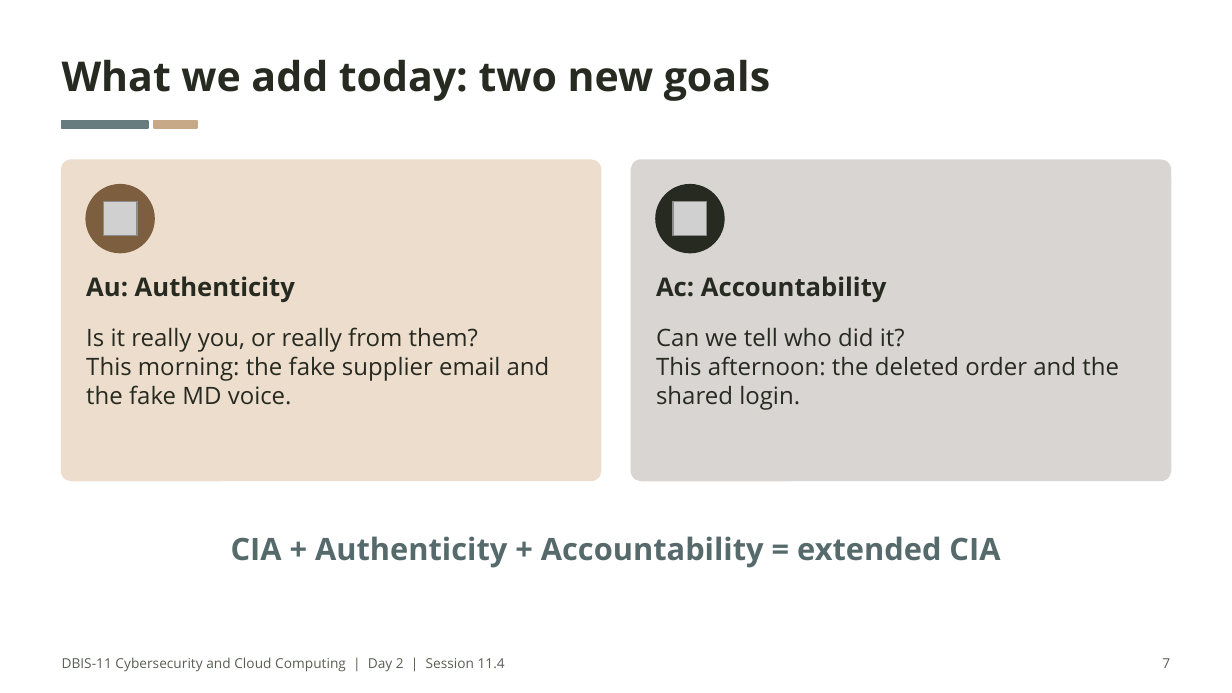
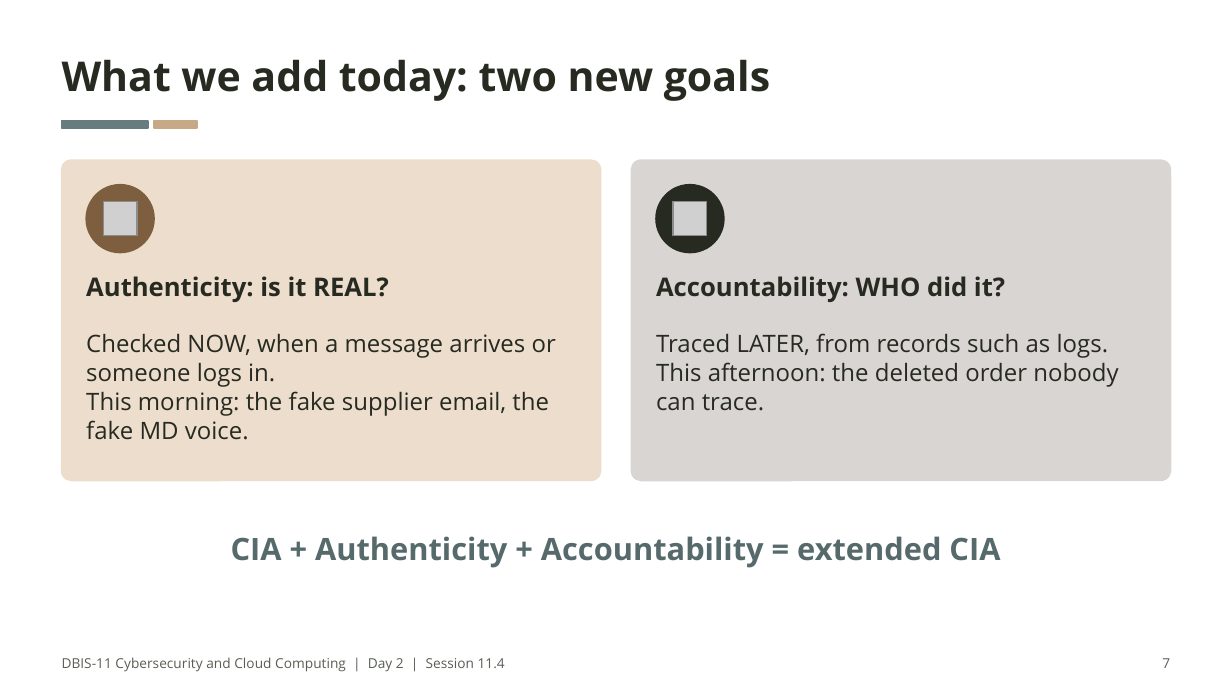
Before and after one commit to nirangadh/DBIS-Cybersecurity-and-Cloud-Computing, a slide deck: slide 7 of slides/11-04-proving-who-you-are.pptx. Drawn at 1232x693 pixels with LibreOffice and Linux fonts; fonts in the diff are those of the drawing; grey boxes stand for pictures. Boxes give left, top, right and bottom in pixels: in the first picture for what was removed or moved away, otherwise in the second. Text is boxed around its words. In the diff, an @@ line names an element or a change of style, - is before the commit and + after.

```diff
--- a/slides/11-04-proving-who-you-are.pptx
+++ b/slides/11-04-proving-who-you-are.pptx
@@ text at box(86, 276, 389, 302): text changed @@
-Au: Authenticity
+Authenticity: is it REAL?
@@ text at box(656, 276, 1005, 302): text changed @@
-Ac: Accountability
+Accountability: WHO did it?
@@ text at box(86, 333, 556, 440): text changed @@
-Is it really you, or really from them?
-This morning: the fake supplier email and the fake MD voice.
+Checked NOW, when a message arrives or someone logs in.
+This morning: the fake supplier email, the fake MD voice.
@@ text at box(656, 333, 1118, 411): text changed @@
-Can we tell who did it?
-This afternoon: the deleted order and the shared login.
+Traced LATER, from records such as logs.
+This afternoon: the deleted order nobody can trace.
```
Also in this commit, not shown: 20 other slides changed, 5 slides added, 27 other files.
